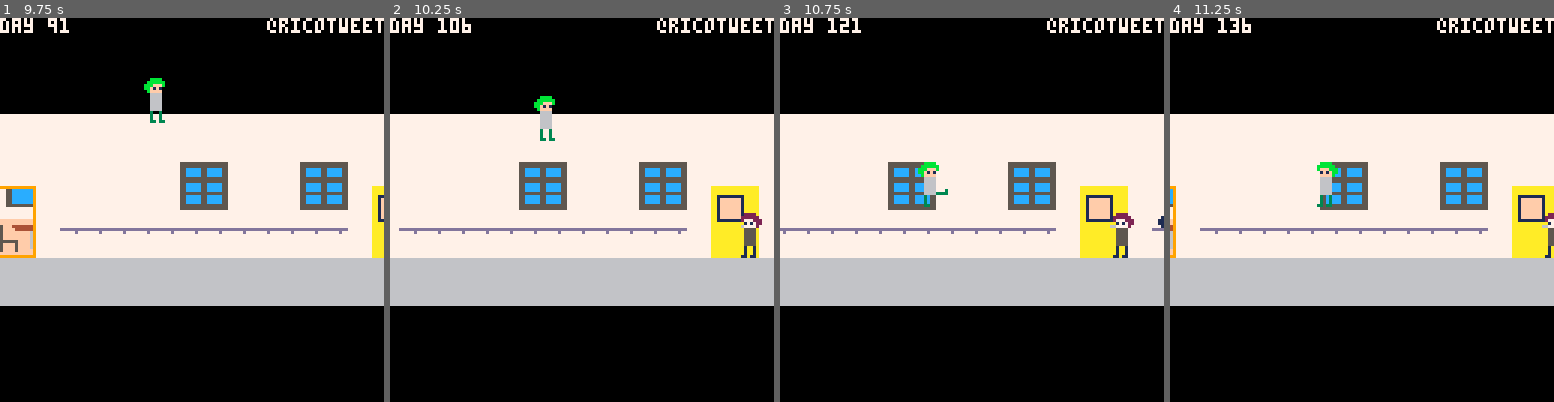
Above: before the commit, frames 1-4 (left to right).
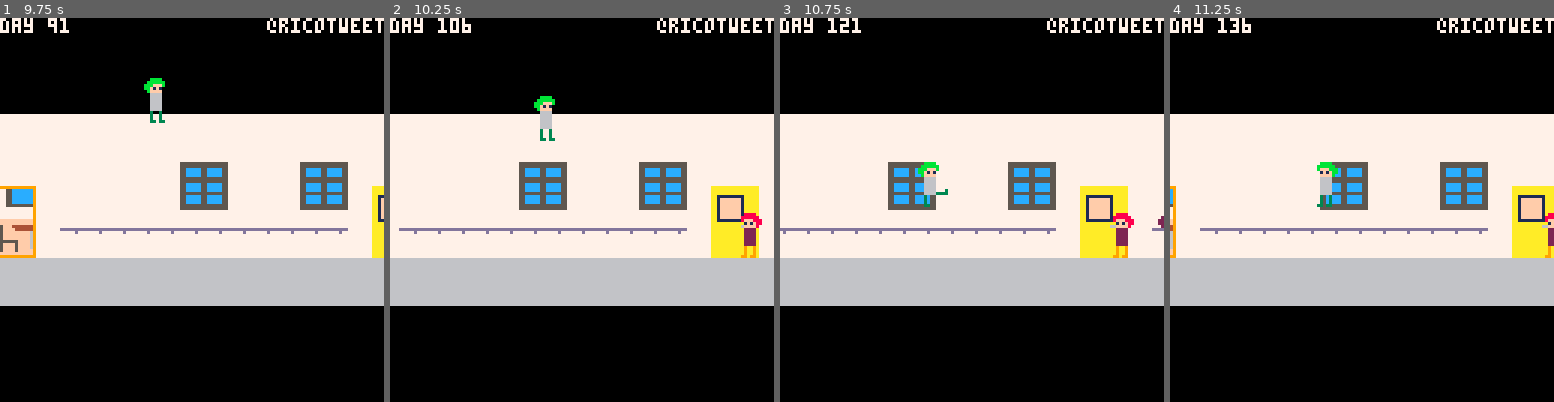
Above: after the commit, the same moments.

Repository: RicoP/dailylife
Game: PICO-8 cartridge dl.p8
Two runs of this game, one before a commit and one after it. Both use one fixed random seed, a clock stepped at 60 frames per second and the inputs below.
Inputs:
- Up to frame 1 (9.75 s): tap X (X key) at 0.33, 0.7, 1.43, 2.58, 3.1, 3.62, 4.13, 4.65, 5.17, 5.68, 6.2, 6.72, 7.23, 7.75, 8.27, 8.78, 9.3 s; tap O (Z key) at 1.07, 1.8, 2.43, 3.07, 3.7, 4.33, 4.97, 5.6, 6.23, 6.87, 7.5, 8.13, 8.77, 9.4 s; hold Right 2.33-3.33 s; hold Right 3.38-4.22 s; hold Up 4.27-4.67 s; hold Right 4.72-5.72 s; hold Down 5.77-6.1 s; hold Left 6.15-6.98 s; hold Right 7.03-8.03 s; hold Right 8.08-8.92 s; hold Up 8.97-9.37 s; hold Right from 9.42 s (still down)
- Up to frame 2 (10.25 s): keep holding Right; tap X (X key) at 9.82 s; tap O (Z key) at 10.03 s
- Up to frame 3 (10.75 s): tap X (X key) at 10.33 s; release Right at 10.42 s; hold Down from 10.47 s (still down); tap O (Z key) at 10.67 s
- Up to frame 4 (11.25 s): release Down at 10.8 s; tap X (X key) at 10.85 s; hold Left from 10.85 s (still down)

Frame 1 is identical in both runs. In frame 2, 0.4% of the frame differs, in the area x 91-97%, y 50-63%; in frame 3, 0.4%, in the area x 86-100%, y 50-63%; in frame 4, 0.2%.

Commit message:
add more enemies, tidy up

Diff:
--- a/dl.p8
+++ b/dl.p8
@@ -5,6 +5,7 @@
 local update=0
 local draw=0
 local enemies={}
+local p={} -- player
 local update_count=0
 
 -- helper function for buttons state
@@ -52,6 +53,14 @@
  frnd=function(n)
   return flr(rnd(n))
  end
+
+ sort_enemies=function ()
+  qsort(enemies, function (l,r)
+   local dl = abs(p.x-l.x)
+   local dr = abs(p.x-r.x)
+   return dl - dr
+  end)
+ end
 end
 
 -- game logic
@@ -59,9 +68,6 @@
  local ground_level = 64
  local exit_pos=88
  local day=1
- -- player
- local p={
-  }
 
  function create_enemy(n)
   srand(n)
@@ -69,7 +75,7 @@
    x=128 + frnd(6000),
    y=ground_level,
    flip=true,
-   tile=11 + frnd(3),
+   tile=11 + frnd(5),
    velx=0,
    vely=0,
    punchvelx=0,
@@ -101,12 +107,12 @@
  end
 
  function enemy_logic(e)
-  if e.tick == nil then e.tick = 0 end
+  srand(update_count+e.id*1000)
   if e.agro > 0 then
-   e.velx = sgn(p.x - e.x) * 1.5
+   local v = abs(p.x, e.x) > 30 and 2 or 1
+   e.velx = sgn(p.x - e.x) * v
    e.agro -= 1
   else
-   srand(update_count+e.id*1000)
    local r = frnd(16)
    if r == 0 then e.velx = -0.5 end
    if r == 1 then e.velx = 0.5 end
@@ -197,10 +203,12 @@
    local e = create_enemy(i)
    add(enemies, e)
   end
-  -- sort by x position
-  qsort(enemies,function (l,r)
-   return l.x - r.x
-  end)
+
+  sort_enemies()
+
+  for i=1,#enemies do
+   printh(tostr(enemies[i].id))
+  end
 
   update_count=0
  end
@@ -248,7 +256,7 @@
    local e = enemies[n]
    draw_char(e)
    if e.agro > 0 then
-    spr(36,e.x,e.y-8)
+    spr(43,e.x,e.y-8)
    end
   end
   -- draw player
@@ -256,7 +264,7 @@
    spr(1, p.x, p.y, 1, 2, p.flip)
   else
    spr(1, p.x - 2, p.y, 1, 1, p.flip)
-   spr(3, p.x, p.y+8)
+   spr(18, p.x, p.y+8)
   end
  end
 end
Not shown, changed: 20 lines of the sprite sheet (__gfx__) section of dl.p8
